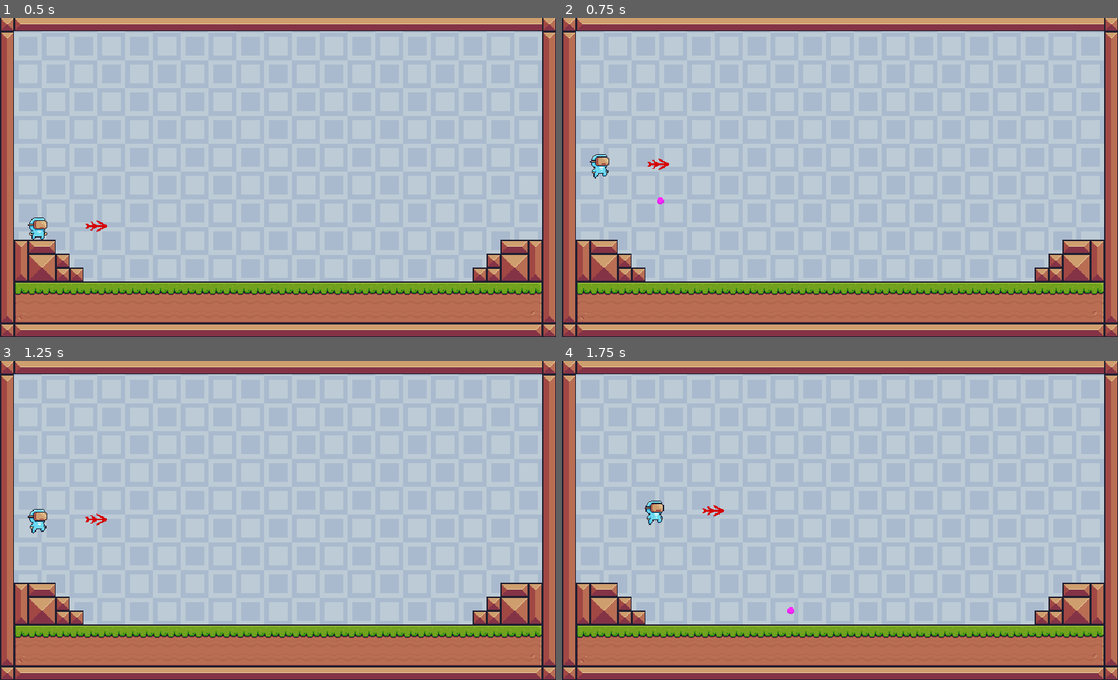
Above: before the commit, frames 1-4 (two rows, left to right).
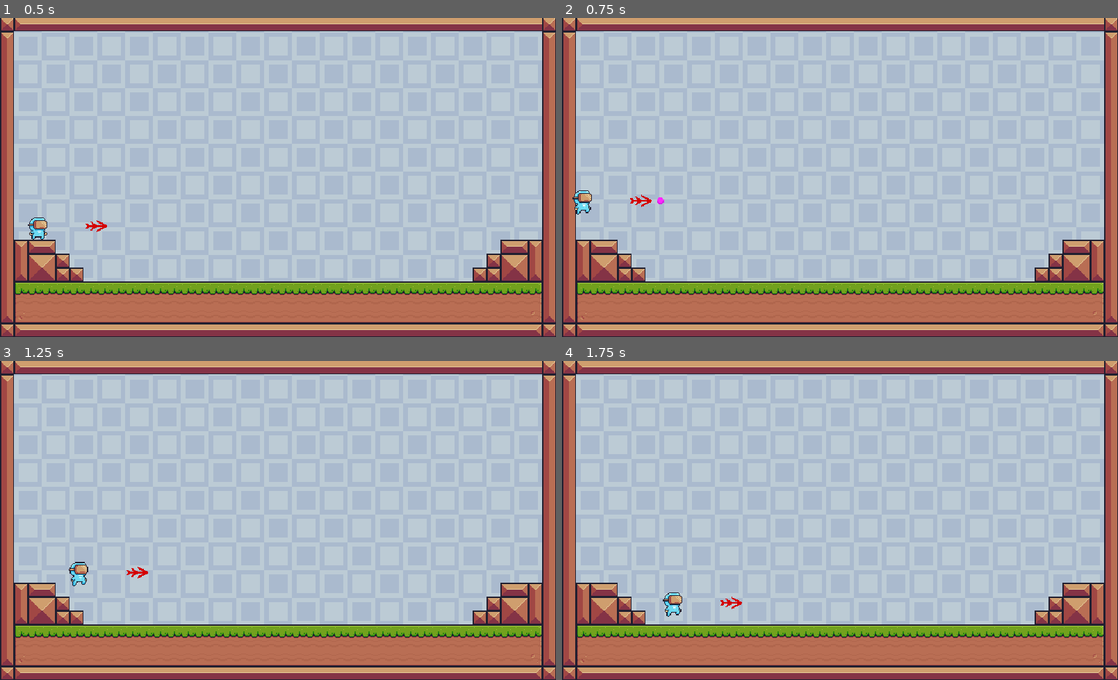
Above: after the commit, the same moments.

Repository: caphillips1/charlies-platformer
Game: Godot game, scene res://scenes/world.tscn
The game is run twice, just before and just after one commit, with the same random seed, the same clock (stepped at 60 frames per second) and the same inputs.
Inputs:
- Up to frame 1 (0.5 s): no input
- Up to frame 2 (0.75 s): tap Enter (ui_accept) at 0.5 s; hold Right (ui_right) from 0.53 s (still down); tap Shift (shoot) at 0.6 s
- Up to frame 3 (1.25 s): keep holding Right (ui_right); tap Enter (ui_accept) at 0.77 s
- Up to frame 4 (1.75 s): keep holding Right (ui_right); tap Shift (shoot) at 1.35 s; tap Enter (ui_accept) at 1.52 s

Frame 1 is identical in both runs. In frame 2, 0.5% of the frame differs, in the area x 1-20%, y 42-62%; in frame 3, 0.5%; in frame 4, 0.5%, in the area x 14-42%, y 43-81%.

Commit message:
added single air shot/double jump

Diff:
--- a/scenes/player.gd
+++ b/scenes/player.gd
@@ -11,6 +11,7 @@
 @onready var sprite = $AnimatedSprite2D
 @onready var crosshair = $Crosshair
 
+var air_shot_used := false
 var just_recoiled := false
 var last_aim_direction := Vector2.RIGHT  # default aim direction if stick is idle
 
@@ -45,7 +46,7 @@
 		var projectile_speed = p.speed
 		p.launch(launch_direction)
 
-		if is_on_floor():
+		if is_on_floor() or not air_shot_used:
 			# Compute opposite recoil
 			var recoil_vector = -launch_direction * projectile_speed * RECOIL_MULTIPLIER
 			# Boost horizontal component significantly
@@ -53,16 +54,8 @@
 
 			# Apply the final velocity
 			velocity = recoil_vector
-
-
-			var extra_horizontal := 0.0 * RECOIL_MULTIPLIER
-			if recoil_vector.x < 0:
-				velocity.x -= extra_horizontal
-			elif recoil_vector.x > 0:
-				velocity.x += extra_horizontal
-			else:
-				velocity.x += extra_horizontal * (-1 if sprite.flip_h else 1)
-
+			if not is_on_floor():
+				air_shot_used = true
 			just_recoiled = true
 
 	# Movement
@@ -89,6 +82,10 @@
 	# Reset recoil flag
 	just_recoiled = false
 
+	#Reset air shot on touching ground
+	if is_on_floor():
+		air_shot_used = false
+
 	# Debug: print horizontal velocity
 	print("vel.x =", velocity.x)
 
--- a/scenes/player.tscn
+++ b/scenes/player.tscn
@@ -202,7 +202,7 @@
 sprite_frames = SubResource("SpriteFrames_urp6f")
 animation = &"idle"
 autoplay = "idle"
-frame_progress = 0.939916
+frame_progress = 0.00673185
 metadata/_edit_lock_ = true
 
 [node name="CollisionShape2D" type="CollisionShape2D" parent="."]
